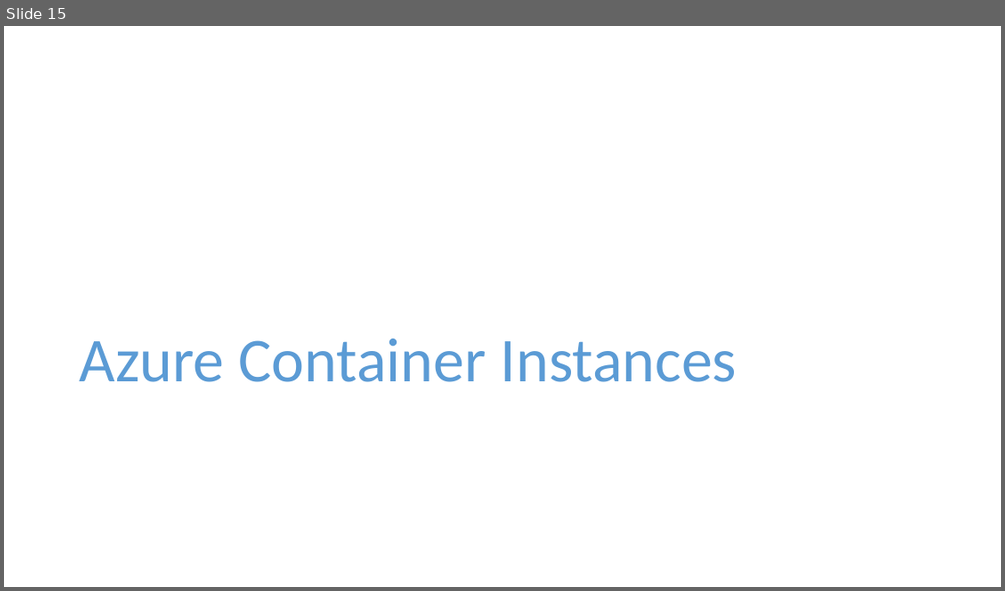
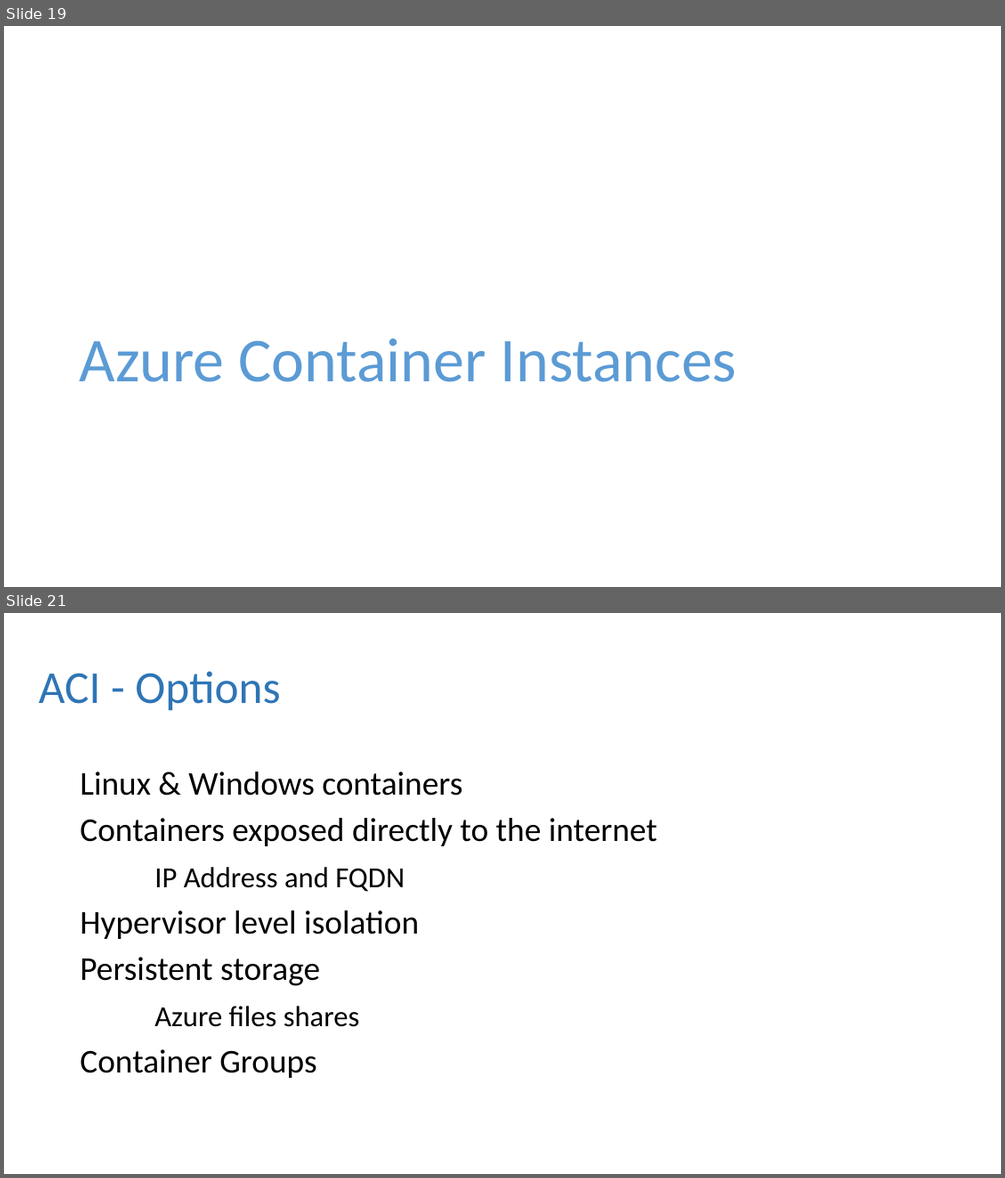
Before and after one commit to dbafromthecold/ContainersInTheCloud, a slide deck: ContainersInTheCloud.pptx. Shown one above the other, each under a label of ours: slide 15 before the commit, slides 19 and 21 after it; the slides between them are not shown. The pictures are 1005x591 and 1005x1178 pixels, drawn with LibreOffice and Linux fonts; fonts in the diff are those of the drawing; background and template pictures are left out. Boxes give left, top, right and bottom in pixels: in the first picture for what was removed or moved away, otherwise in the second. Text is boxed around its words. In the diff, an @@ line names an element or a change of style, - is before the commit and + after.

```diff
--- a/ContainersInTheCloud.pptx
+++ b/ContainersInTheCloud.pptx
@@ slide 21 added at box(4, 613, 1001, 1174), background picture (left out) @@
@@ title added at box(39, 671, 280, 711), 44 pt, text #2E75B6 @@
+ACI - Options
@@ text added at box(80, 771, 657, 1078), 32 pt, text #000000 @@
+Linux & Windows containers
+Containers exposed directly to the internet
+IP Address and FQDN
+Hypervisor level isolation
+Persistent storage
+Azure files shares
+Container Groups
@@ what was slide 15 is now slide 19 @@
```
Also in this commit, not shown: 1 slide changed, 12 other slides added, 6 slides removed, 3 other files.
